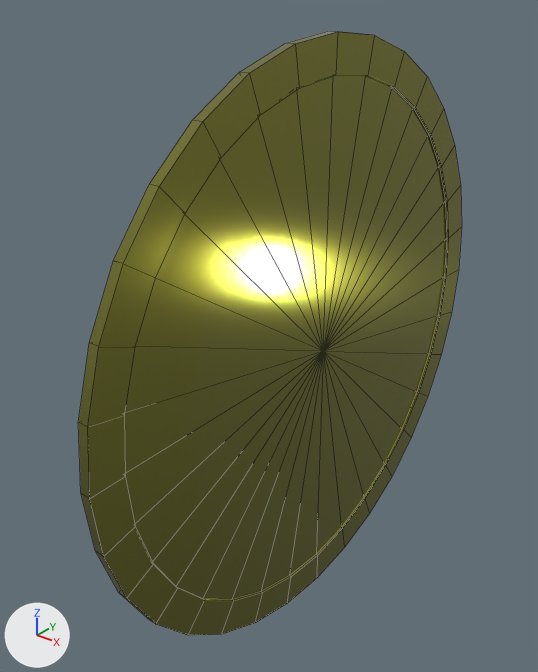
Two versions of the FBX model Assets/Model/Player/Interface/coin.fbx, one commit apart.
Camera for both pictures: a 50 mm lens placed at (0.415, -0.612, 0.375), pointed at (-0.05, -0.031, 0.015). The axes (+X, +Y, +Z) are drawn at lower left. The lights are the same throughout. Mesh edges are drawn as thin lines. Where no turn or scale is listed for an object, it has been applied to the vertices.

The older version as bpy lines, for what is in view:
```python
me_mesh = bpy.data.meshes.new('Mesh')
me_mesh.from_pydata(...)  # 194 vertices, 224 faces; spans x -0.005..0.005, y -0.328..0.328, z -0.328..0.328
me_mesh.materials.append(mat_aistandardsurface2)
ob_coin = bpy.data.objects.new('coin', me_mesh)
ob_coin.location = (0.0, 0.0, 0.0)
```
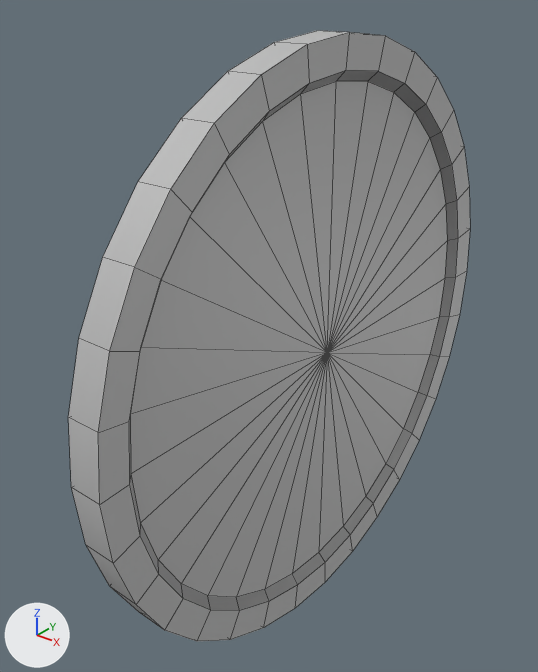
Where the change shows, as pixel boxes (x1, y1, x2, y2) in the pictures (538 x 672 px):
'coin', recoloured, reshaped
    before: (78, 31, 462, 636)
    after: (68, 31, 470, 642)

What the commit changed:
Material 'lambert1' (mat_lambert1) is new.
Its base color is (0.5, 0.5, 0.5) (grey #bcbcbc).
me_mesh is used by ob_coin; location (0.0, 0.0, 0.0).
me_mesh had 194 vertices, 224 faces and spanned x -0.005..0.005, y -0.328..0.328, z -0.328..0.328.
me_mesh no longer uses material mat_aistandardsurface2.
me_mesh now has 194 vertices, 224 faces and spans x -0.018..0.018, y -0.328..0.328, z -0.328..0.328.
me_mesh part 1: 194 of 194 vertices moved; they spanned x -0.005..0.005, y -0.328..0.328, z -0.328..0.328 and now span x -0.018..0.018, y -0.328..0.328, z -0.328..0.328; mean shift (0.0, 0.0, 0.0); largest move (-0.005, -0.161, 0.241) -> (-0.016, -0.164, 0.245).
me_mesh now uses material mat_lambert1 (grey #bcbcbc).
